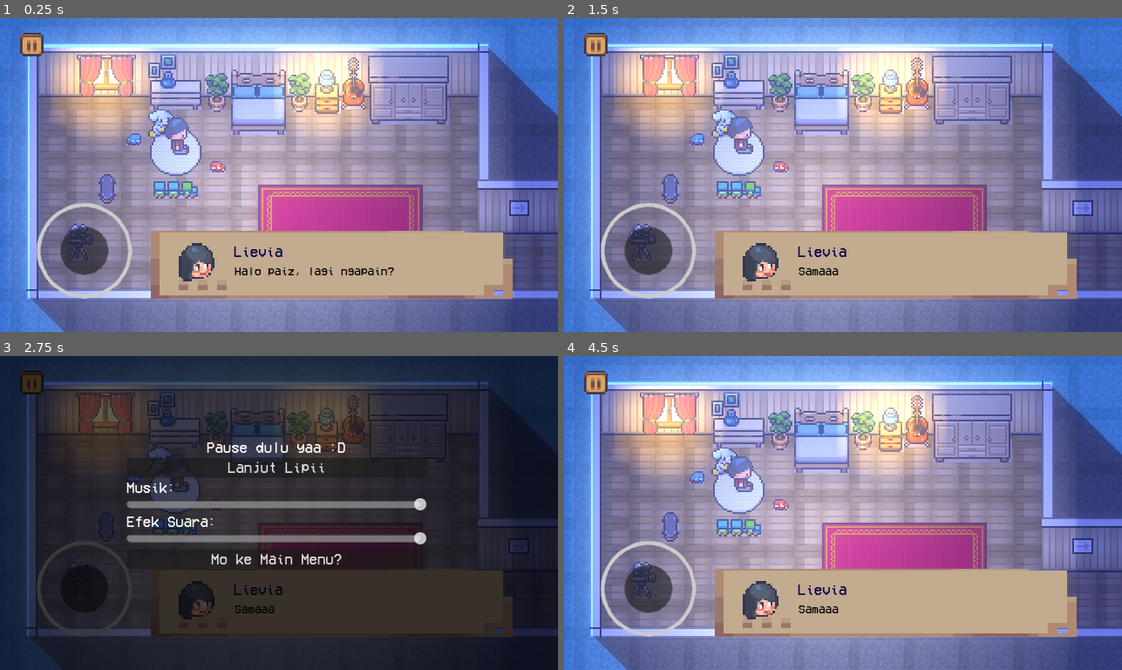
Above: before the commit, frames 1-4 (two rows, left to right).
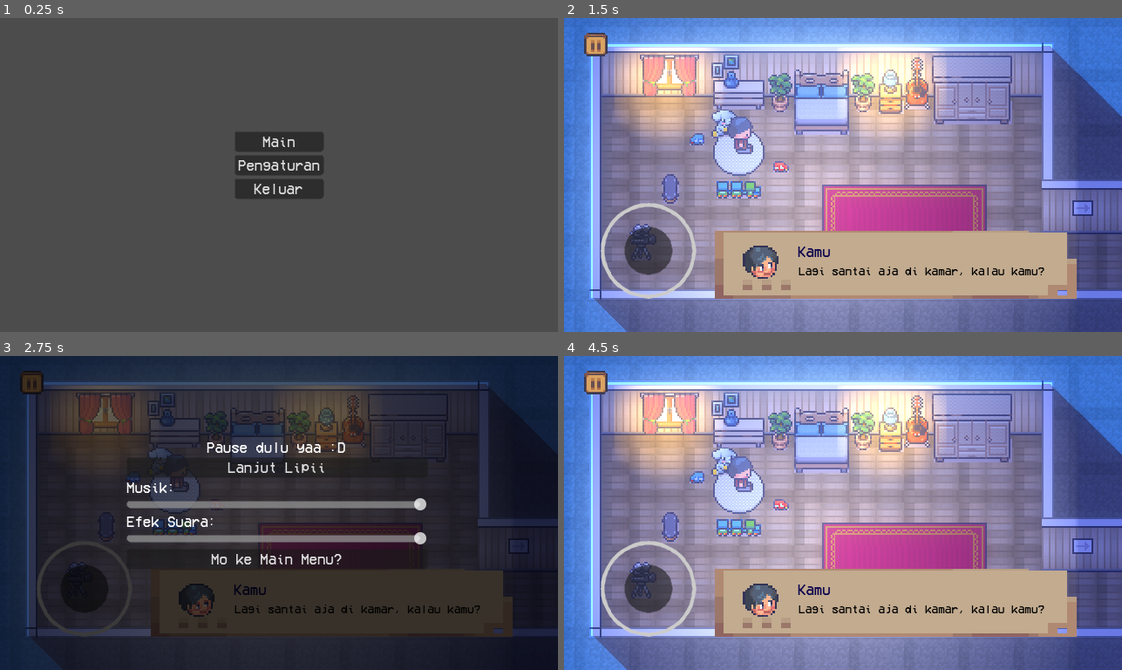
Above: after the commit, the same moments.

Repository: ameegalluvia/Present-for-You
Game: Godot game, scene res://scenes/MainMenu.tscn
Same seed, same stepped clock (60 frames per second), same inputs: the game is played once before the commit and once after it. Before the commit the project starts from res://scenes/Rumah.tscn.
Inputs (mouse positions are in pixels of both pictures, inside the frame that each line leads up to):
- Up to frame 1 (0.25 s): no input
- Up to frame 2 (1.5 s): click (843, 140) at 0.5 s, where only the run after the commit has a clickable "Main"; move the mouse to (965, 159) at 1.27 s; hold D (move_right) from 1.28 s (still down); click (965, 159) at 1.42 s
- Up to frame 3 (2.75 s): release D (move_right) at 2 s; click (33, 384) at 2 s
- Up to frame 4 (4.5 s): click "Lanjut Lipii" at 2.75 s; move the mouse to (731, 528) at 3.52 s; hold S (move_down) 3.53-4.28 s; move the mouse to (898, 443) at 4.27 s; hold D (move_right) from 4.28 s (still down)

The runs differ from the first frame. In frame 1, 99% of the frame differs, in the area x 0-100%, y 0-100%; in frame 2, 0.8%; in frame 3, 0.6%; in frame 4, 0.9%.

Commit message:
tambahin main menu

Diff:
--- a/matcha-for-you/project.godot
+++ b/matcha-for-you/project.godot
@@ -11,7 +11,7 @@
 [application]
 
 config/name="Matcha for You"
-run/main_scene="uid://d4hlucp5xp1mo"
+run/main_scene="uid://dltiansjxxrhb"
 config/features=PackedStringArray("4.7", "Mobile")
 config/icon="res://icon.svg"
 
--- a/matcha-for-you/scenes/MainMenu.tscn
+++ b/matcha-for-you/scenes/MainMenu.tscn
@@ -1,21 +1,101 @@
 [gd_scene format=3 uid="uid://dltiansjxxrhb"]
+
+[ext_resource type="Script" uid="uid://3ah3ujvj6m3b" path="res://scripts/MainMenu.gd" id="1_yqorp"]
+[ext_resource type="FontFile" uid="uid://beyudpa0w3nh4" path="res://assets/font/VCR_OSD_MONO_1.001.ttf" id="2_0ykhv"]
+
+[sub_resource type="StyleBoxFlat" id="StyleBoxFlat_0ykhv"]
+bg_color = Color(0.09019608, 0.09411765, 0.09803922, 1)
 
 [node name="MainMenu" type="Control" unique_id=942151033]
 layout_mode = 3
-anchors_preset = 0
+anchors_preset = 15
+anchor_right = 1.0
+anchor_bottom = 1.0
+grow_horizontal = 2
+grow_vertical = 2
+script = ExtResource("1_yqorp")
 
-[node name="Label" type="Label" parent="." unique_id=307939652]
-layout_mode = 0
-offset_left = 212.0
-offset_top = 125.0
-offset_right = 428.0
-offset_bottom = 148.0
-text = "MAIN MENU - LIPIA SAYANG"
+[node name="VBoxContainer" type="VBoxContainer" parent="." unique_id=1494716301]
+layout_mode = 1
+anchors_preset = 8
+anchor_left = 0.5
+anchor_top = 0.5
+anchor_right = 0.5
+anchor_bottom = 0.5
+offset_left = -49.5
+offset_top = -50.5
+offset_right = 49.5
+offset_bottom = 50.5
+grow_horizontal = 2
+grow_vertical = 2
 
-[node name="Button" type="Button" parent="." unique_id=1040875814]
-layout_mode = 0
-offset_left = 271.0
-offset_top = 169.0
-offset_right = 365.0
-offset_bottom = 200.0
-text = "Mulai Main"
+[node name="StartButton" type="Button" parent="VBoxContainer" unique_id=1040875814]
+layout_mode = 2
+theme_override_fonts/font = ExtResource("2_0ykhv")
+text = "Main"
+
+[node name="SettingsButton" type="Button" parent="VBoxContainer" unique_id=300666724]
+layout_mode = 2
+theme_override_fonts/font = ExtResource("2_0ykhv")
+text = "Pengaturan"
+
+[node name="ExitButton" type="Button" parent="VBoxContainer" unique_id=659045154]
+layout_mode = 2
+theme_override_fonts/font = ExtResource("2_0ykhv")
+text = "Keluar"
+
+[node name="SettingsPanel" type="Panel" parent="." unique_id=1617210358]
+layout_mode = 1
+anchors_preset = 15
+anchor_right = 1.0
+anchor_bottom = 1.0
+grow_horizontal = 2
+grow_vertical = 2
+theme_override_styles/panel = SubResource("StyleBoxFlat_0ykhv")
+
+[node name="VBoxContainer" type="VBoxContainer" parent="SettingsPanel" unique_id=1537283409]
+layout_mode = 1
+anchors_preset = 8
+anchor_left = 0.5
+anchor_top = 0.5
+anchor_right = 0.5
+anchor_bottom = 0.5
+offset_left = -138.09601
+offset_top = -63.0
+offset_right = 138.09601
+offset_bottom = 63.0
+grow_horizontal = 2
+grow_vertical = 2
+
+[node name="Musik" type="Label" parent="SettingsPanel/VBoxContainer" unique_id=509007125]
+layout_mode = 2
+theme_override_fonts/font = ExtResource("2_0ykhv")
+text = "Musik:"
+
+[node name="MusicSlider" type="HSlider" parent="SettingsPanel/VBoxContainer" unique_id=1547870157]
+layout_mode = 2
+max_value = 1.0
+step = 0.05
+
+[node name="SFX" type="Label" parent="SettingsPanel/VBoxContainer" unique_id=124374623]
+layout_mode = 2
+theme_override_fonts/font = ExtResource("2_0ykhv")
+text = "Efek Suara:"
+
+[node name="SfxSlider" type="HSlider" parent="SettingsPanel/VBoxContainer" unique_id=1913490683]
+layout_mode = 2
+max_value = 1.0
+step = 0.05
+
+[node name="BackButton" type="Button" parent="SettingsPanel/VBoxContainer" unique_id=466006739]
+layout_mode = 2
+theme_override_fonts/font = ExtResource("2_0ykhv")
+text = "Kembali"
+
+[connection signal="pressed" from="VBoxContainer/StartButton" to="." method="_on_start_button_pressed"]
+[connection signal="pressed" from="VBoxContainer/SettingsButton" to="." method="_on_settings_button_pressed"]
+[connection signal="pressed" from="VBoxContainer/ExitButton" to="." method="_on_exit_button_pressed"]
+[connection signal="pressed" from="VBoxContainer/ExitButton" to="." method="_on_quit_button_pressed"]
+[connection signal="value_changed" from="SettingsPanel/VBoxContainer/MusicSlider" to="." method="_on_music_slider_value_changed"]
+[connection signal="value_changed" from="SettingsPanel/VBoxContainer/SfxSlider" to="." method="_on_sfx_slider_value_changed"]
+[connection signal="pressed" from="SettingsPanel/VBoxContainer/BackButton" to="." method="_on_back_button_pressed"]
--- a/matcha-for-you/scenes/ui/PauseMenu.tscn
+++ b/matcha-for-you/scenes/ui/PauseMenu.tscn
@@ -12,7 +12,7 @@
 bg_color = Color(0, 0, 0, 0.7137255)
 
 [sub_resource type="StyleBoxFlat" id="StyleBoxFlat_ukcvp"]
-bg_color = Color(0.09206522, 0.09315387, 0.096136056, 1)
+bg_color = Color(0.09019608, 0.09411765, 0.09803922, 1)
 
 [sub_resource type="StyleBoxFlat" id="StyleBoxFlat_0ykhv"]
 content_margin_left = 13.0
@@ -138,7 +138,7 @@
 grow_horizontal = 2
 grow_vertical = 2
 theme_override_fonts/font = ExtResource("3_n5dsq")
-text = "Yakin mau ke Main Menu?"
+text = "Yakin mau ke Main Menu? Nanti ngulang lagi lohh"
 horizontal_alignment = 1
 vertical_alignment = 1
 
--- /dev/null
+++ b/matcha-for-you/scripts/MainMenu.gd
@@ -0,0 +1,29 @@
+extends Control
+
+@onready var settings_panel: Panel = $SettingsPanel
+@onready var music_slider: HSlider = $SettingsPanel/VBoxContainer/MusicSlider
+@onready var sfx_slider: HSlider = $SettingsPanel/VBoxContainer/SfxSlider
+
+func _ready() -> void:
+	settings_panel.hide()
+	music_slider.value = 1.0
+	sfx_slider.value = 1.0
+
+func _on_start_button_pressed() -> void:
+	PauseMenu.show()
+	get_tree().change_scene_to_file("res://scenes/Rumah.tscn")
+
+func _on_settings_button_pressed() -> void:
+	settings_panel.show()
+
+func _on_back_button_pressed() -> void:
+	settings_panel.hide()
+
+func _on_exit_button_pressed() -> void:
+	get_tree().quit()
+
+func _on_music_slider_value_changed(value: float) -> void:
+	AudioManager.set_music_volume(value)
+
+func _on_sfx_slider_value_changed(value: float) -> void:
+	AudioManager.set_sfx_volume(value)
--- a/matcha-for-you/scripts/MessageBox.gd
+++ b/matcha-for-you/scripts/MessageBox.gd
@@ -47,6 +47,8 @@
 
 func _display_current_line() -> void:
 	var line: Dictionary = dialogue_lines[current_index]
+	speaker_label.show()
+	text_label.show()
 	speaker_label.text = line.speaker
 	text_label.text = line.text
 	portrait_kamu.hide()
--- a/matcha-for-you/scripts/PauseMenu.gd
+++ b/matcha-for-you/scripts/PauseMenu.gd
@@ -14,6 +14,7 @@
 	process_mode = Node.PROCESS_MODE_ALWAYS
 	panel.hide()
 	confirm_panel.hide()
+	hide()
 	pause_button.pressed.connect(_on_pause_pressed)
 	resume_button.pressed.connect(_on_resume_pressed)
 	main_menu_button.pressed.connect(_on_main_menu_pressed)
--- /dev/null
+++ b/matcha-for-you/scripts/SceneDoor.gd
@@ -0,0 +1,11 @@
+extends Node
+
+
+# Called when the node enters the scene tree for the first time.
+func _ready() -> void:
+	pass # Replace with function body.
+
+
+# Called every frame. 'delta' is the elapsed time since the previous frame.
+func _process(delta: float) -> void:
+	pass
--- /dev/null
+++ b/matcha-for-you/scripts/SceneTransition.gd
@@ -0,0 +1,11 @@
+extends Node
+
+
+# Called when the node enters the scene tree for the first time.
+func _ready() -> void:
+	pass # Replace with function body.
+
+
+# Called every frame. 'delta' is the elapsed time since the previous frame.
+func _process(delta: float) -> void:
+	pass
Not shown, added: matcha-for-you/scripts/MainMenu.gd.uid
Not shown, added: matcha-for-you/scripts/SceneDoor.gd.uid
Not shown, added: matcha-for-you/scripts/SceneTransition.gd.uid
